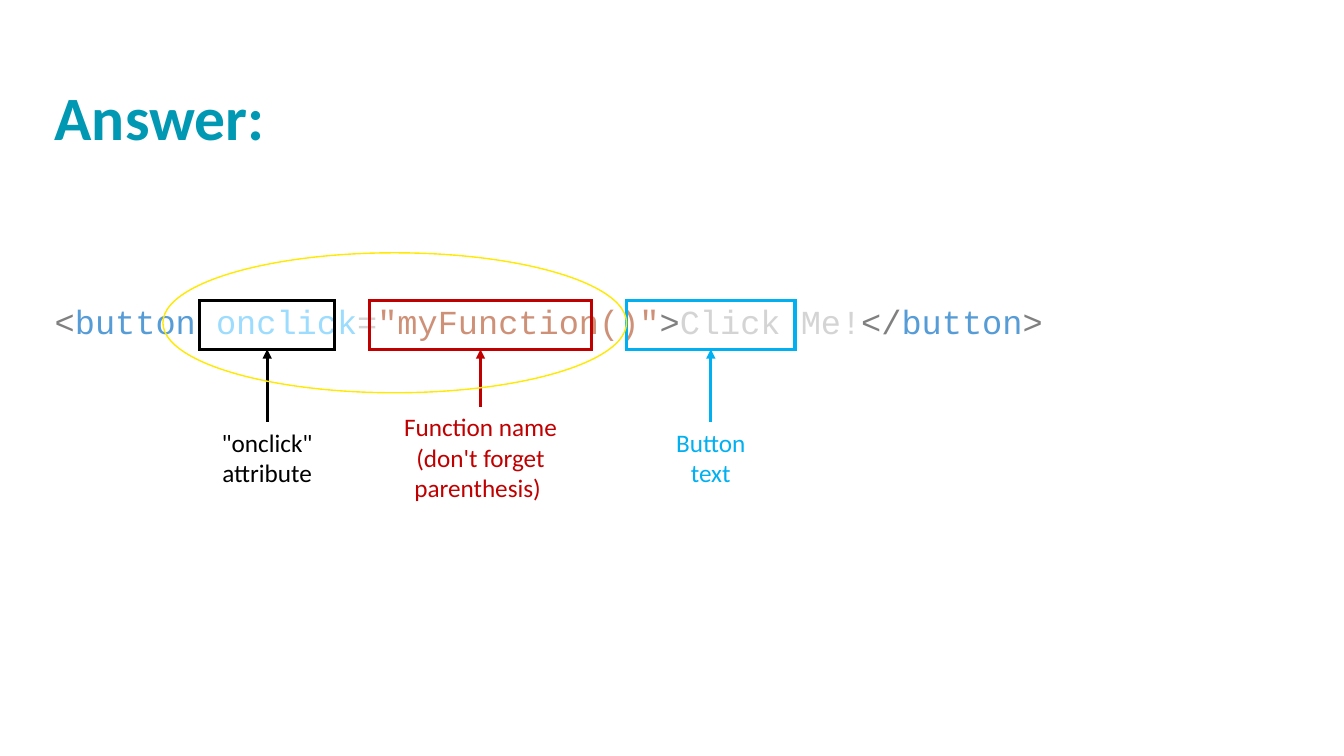
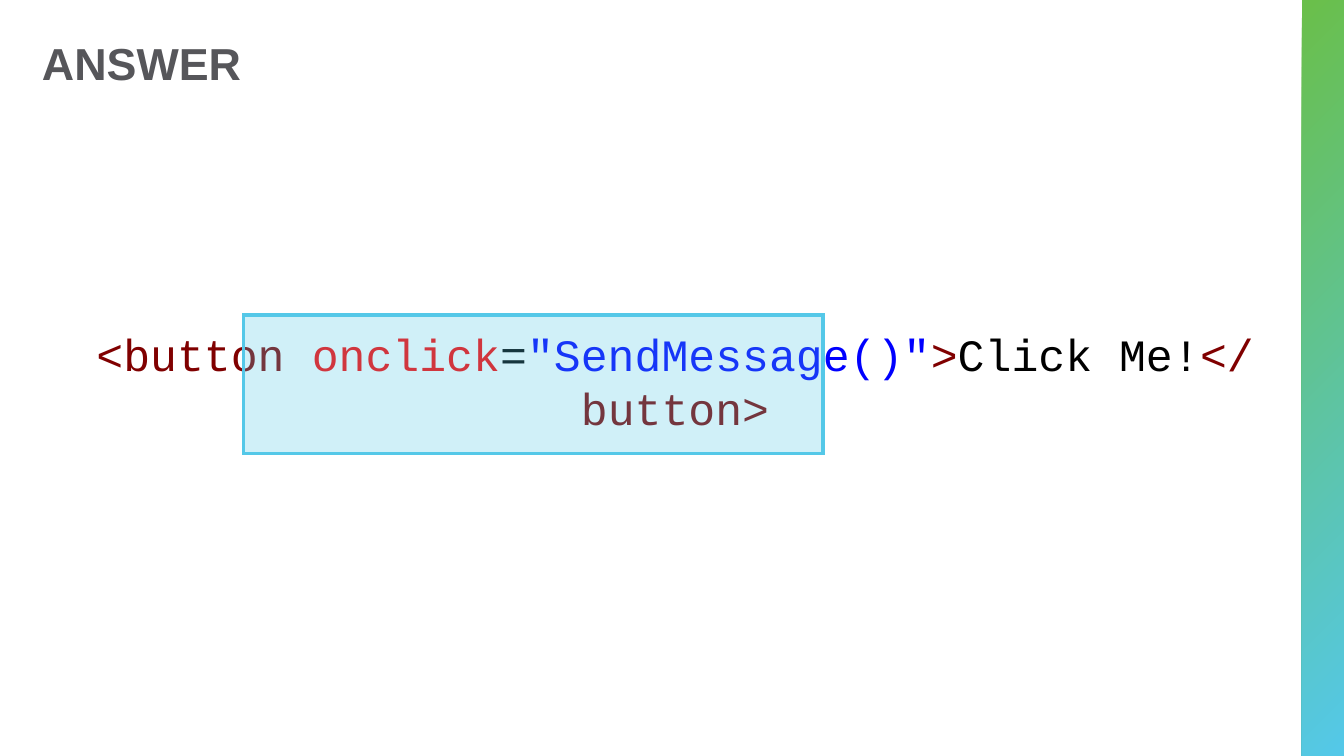
Before and after one commit to hytechclub/web-102, a slide deck: slide 9 of Week04/Review.pptx. Drawn at 1344x756 pixels with LibreOffice and Linux fonts; fonts in the diff are those of the drawing; background and template pictures are left out. Boxes give left, top, right and bottom in pixels: in the first picture for what was removed or moved away, otherwise in the second. Text is boxed around its words. In the diff, an @@ line names an element or a change of style, - is before the commit and + after.

```diff
--- a/Week04/Review.pptx
+++ b/Week04/Review.pptx
@@ title "ANSWER" at [42, 48, 241, 81]: vertical alignment top to middle @@
@@ rectangle added at [1303, 0, 1344, 756], fill gradient #6ABF4B to #54C8E8 @@
@@ title at [42, 48, 241, 81]: text changed; size 44 to 32 pt; font Calibri to Arial; text colour #0098B2 to #56565A @@
-Answer:
+ANSWER
@@ text "<button onclick="SendMessage()">Click Me!</button>" at [96, 339, 1254, 426]: vertical alignment top to middle @@
@@ ellipse removed at [163, 253, 627, 393] @@
@@ rectangle removed at [200, 300, 335, 350] @@
@@ rectangle added at [244, 315, 824, 454], fill #54C8E8 at 27% opacity, outline #54C8E8 2.5 pt @@
@@ rectangle removed at [369, 300, 592, 350] @@
@@ rectangle removed at [627, 300, 796, 350] @@
@@ text at [96, 339, 1254, 426]: text changed; size 24 to 32 pt; text colour #CE9178 to #800000 @@
-<button onclick="myFunction()">Click Me!</button>
+<button onclick="SendMessage()">Click Me!</button>
@@ arrow removed from (267, 422) to (267, 350) @@
@@ arrow removed from (481, 406) to (481, 350) @@
@@ arrow removed from (711, 422) to (711, 350) @@
@@ text removed at [404, 418, 557, 501] @@
-Function name (don't forget parenthesis)
@@ text removed at [222, 434, 313, 482] @@
-"onclick" attribute
@@ text removed at [676, 435, 745, 482] @@
-Button text
```
Also in this commit, not shown: 10 other slides changed, 3 slides added, 3 slides removed, 4 other files.
